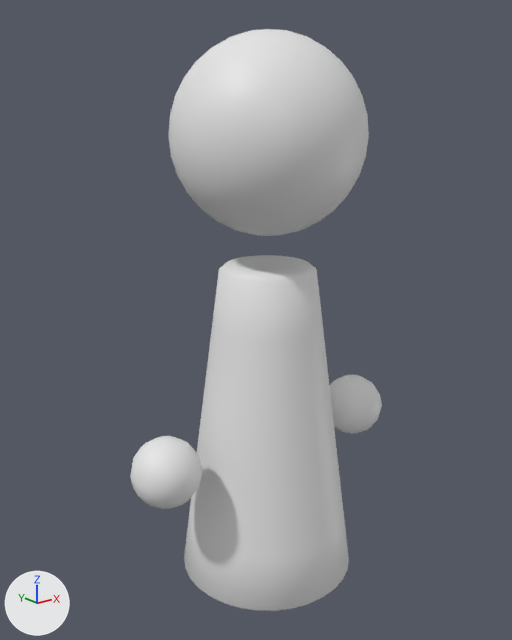
A saved change to the glTF model assets/avatar/avatar.glb.
Camera for both pictures: a camera (50 mm lens) standing at (-4.71, -5.69, 5.4) and looking at (-0.09, 0.09, 3.09). Arrows for +X, +Y and +Z are at lower left; the lights stay in place. The picture after the commit comes second. Vertices at exactly the same position are counted once.

The first picture shows 'Avatar'.
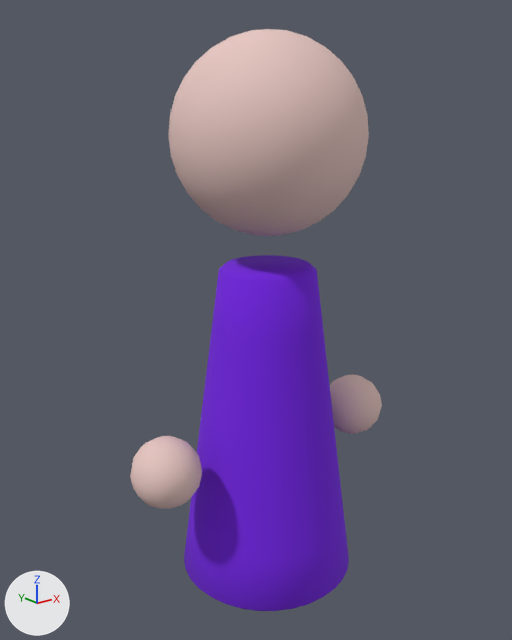
Edits to the bpy script that builds the scene:
```text
Add mat_bodycolor:
    mat_bodycolor = principled_material('BodyColor')
    mat_bodycolor.base_color = (0.199, 0.0191, 0.8)  # purple #7b26e7
    mat_bodycolor.metallic = 0.185
    mat_bodycolor.roughness = 1.0
Add mat_skincolor:
    mat_skincolor = principled_material('SkinColor')
    mat_skincolor.base_color = (0.8, 0.566, 0.531)  # pink #e7c6c1
    mat_skincolor.roughness = 0.815
Change me_cube_001:
    where me_cube_001.from_pydata(...)  # 998 vertices, 1980 faces; spans x -1.73..1.73, y -1.0..1.0, z 0.08..6.03
    used by ob_avatar; location = (0.0, 0.0, 0.0)
    me_cube_001 part 1: all 572 faces centred in x -0.98..0.98, y -0.98..0.98, z 0.08..3.71 switch from no material to mat_bodycolor (purple #7b26e7)
    me_cube_001 part 2: all 960 faces centred in x -0.99..0.99, y -0.99..0.99, z 4.04..6.02 switch from no material to mat_skincolor (pink #e7c6c1)
    me_cube_001 part 3: all 224 faces centred in x -1.71..-1.01, y -0.38..0.32, z 1.37..2.07 switch from no material to mat_skincolor (pink #e7c6c1)
    me_cube_001 part 4: all 224 faces centred in x 1.01..1.71, y -0.38..0.32, z 1.37..2.07 switch from no material to mat_skincolor (pink #e7c6c1)
```

Location of each change, [x1, y1, x2, y2] in pixels of the pictures (512 x 640 px):
part 1 of me_cube_001, recoloured (white to purple)
    both: [184, 255, 349, 611]
part 2 of me_cube_001, recoloured
    both: [168, 29, 369, 236]
part 3 of me_cube_001, recoloured
    both: [130, 436, 202, 509]
part 4 of me_cube_001, recoloured
    both: [330, 375, 382, 434]
